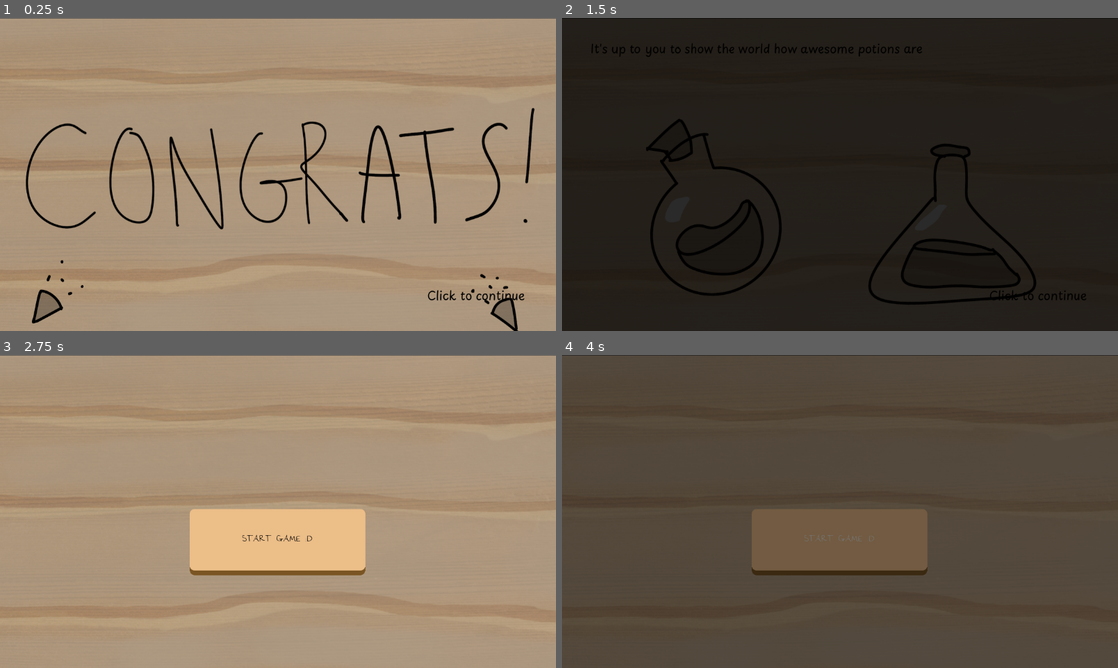
Above: before the commit, frames 1-4 (two rows, left to right).
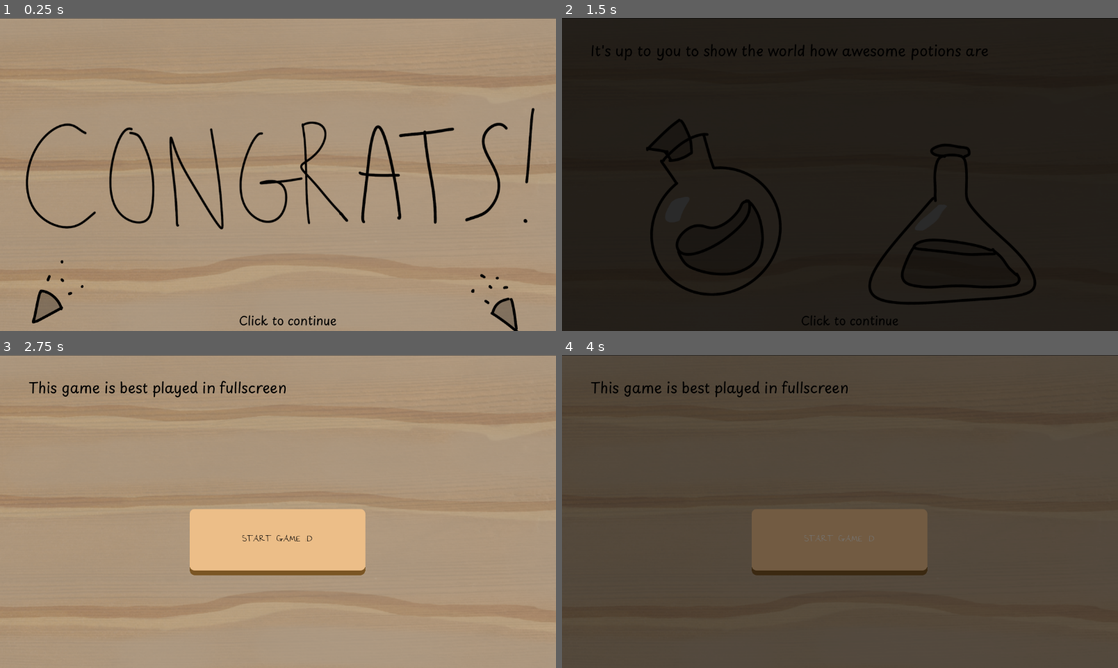
Above: after the commit, the same moments.

Repository: andreaTheCoder/MiniJam207Primal
Game: Godot game, scene res://scenes/cutscene_tutorial.tscn
Two runs of this game, one before a commit and one after it. Both use one fixed random seed, a clock stepped at 60 frames per second and the inputs below. This scene is started directly instead of the project's main scene. Sound files missing from this copy of the repository are replaced by a short silence.
Inputs (mouse positions are in pixels of both pictures, inside the frame that each line leads up to):
- Up to frame 1 (0.25 s): no input
- Up to frame 2 (1.5 s): tap Enter (ui_accept) at 0.5, 0.77, 1.25 s; move the mouse to (962, 158) at 0.52 s; press the mouse at (962, 158) at 0.53 s; move the mouse to (728, 190) at 1.27 s; release the mouse at (728, 190) at 1.28 s; click (728, 190) at 1.35 s
- Up to frame 3 (2.75 s): tap Enter (ui_accept) at 1.52, 2 s; move the mouse to (333, 442) at 2.02 s; press the mouse at (333, 442) at 2.03 s
- Up to frame 4 (4 s): release the mouse at (895, 442) at 2.75 s; click "START GAME :D" at 2.75 s; click "START GAME :D" at 3.5 s

The runs differ from the first frame. In frame 1, 0.4% of the frame differs, in the area x 43-95%, y 86-99%; in frame 2, 0.8%, in the area x 5-95%, y 8-99%; in frame 3, 0.6%; in frame 4, 0.5%.

Commit message:
tutorial adjustments

Diff:
--- a/scenes/cutscene_tutorial.tscn
+++ b/scenes/cutscene_tutorial.tscn
@@ -20,17 +20,18 @@
 [node name="TutorialLabel" type="RichTextLabel" parent="CanvasLayer" unique_id=1700390402]
 offset_left = 59.0
 offset_top = 38.0
-offset_right = 786.0
-offset_bottom = 94.0
+offset_right = 1100.0
+offset_bottom = 143.0
 size_flags_horizontal = 2
 size_flags_vertical = 2
+theme_override_font_sizes/normal_font_size = 30
 text = "dashkfkjdhs"
 
 [node name="ClickToContinueLabel" type="RichTextLabel" parent="CanvasLayer" unique_id=1833160664]
-offset_left = 885.0
-offset_top = 549.0
-offset_right = 1141.0
-offset_bottom = 604.0
+offset_left = 495.0
+offset_top = 601.0
+offset_right = 751.0
+offset_bottom = 656.0
 text = "Click to continue"
 
 [node name="StartButton" type="Button" parent="CanvasLayer" unique_id=255640173]
--- a/scripts/tutorial.gd
+++ b/scripts/tutorial.gd
@@ -27,7 +27,7 @@
 		"image_path":"res://art/tutorial/4.PNG"
 	},
 	{
-		"text":"Drag the ingridients to the potion to add them in",
+		"text":"Drag the ingredients to the potion to add them in",
 		"image_path":"res://art/tutorial/5.PNG"
 	},
 	{
@@ -39,7 +39,7 @@
 		"image_path":"res://art/tutorial/7.PNG"
 	},
 	{
-		"text":"",
+		"text":"This game is best played in fullscreen",
 		"image_path":"res://art/tutorial/8.PNG"
 	},
 ]
